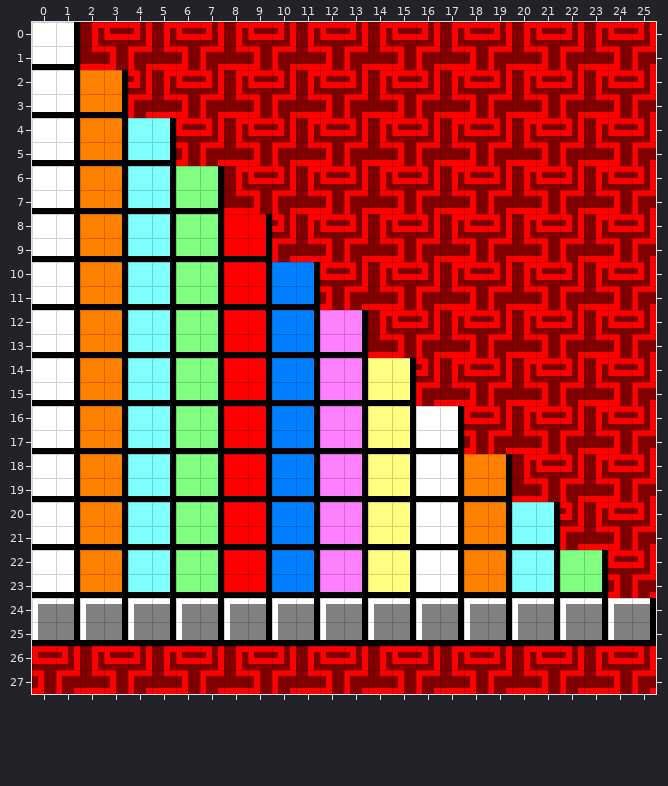
Tiled map, stored at assets/level-02-blocks.tmx. The first picture shows the starting point.
Cells are 4x4 px. Shown: x 0..25, y 0..27.
New version:
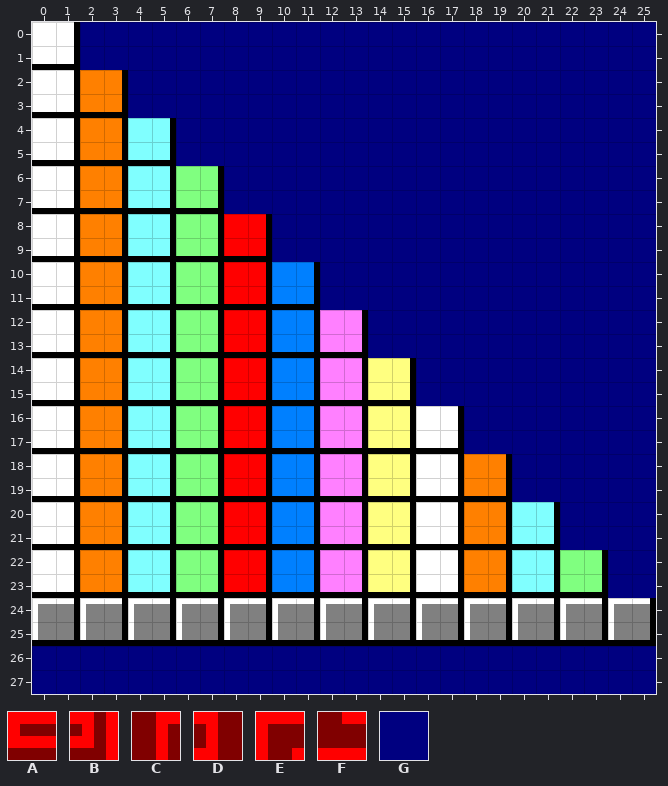
Key: from "tileset": A 52, B 53, C 54, D 72, E 73, F 74, G 99.
_ is an empty cell, . an unchanged one.
Difference:
--- layer "Tile Layer 1"
@@ x 2..25 @@
- 0 CABCABCABCABCABCABCABCAB
- 1 FDEFDEFDEFDEFDEFDEFDEFDE
- 2 ..BCABCABCABCABCABCABCAB
- 3 ..EFDEFDEFDEFDEFDEFDEFDE
- 4 ....ABCABCABCABCABCABCAB
- 5 ....DEFDEFDEFDEFDEFDEFDE
- 6 ......CABCABCABCABCABCAB
- 7 ......FDEFDEFDEFDEFDEFDE
- 8 ........BCABCABCABCABCAB
- 9 ........EFDEFDEFDEFDEFDE
-10 ..........ABCABCABCABCAB
-11 ..........DEFDEFDEFDEFDE
-12 ............CABCABCABCAB
-13 ............FDEFDEFDEFDE
-14 ..............BCABCABCAB
-15 ..............EFDEFDEFDE
-16 ................ABCABCAB
-17 ................DEFDEFDE
-18 ..................CABCAB
-19 ..................FDEFDE
-20 ....................BCAB
-21 ....................EFDE
-22 ......................AB
-23 ......................DE
+ 0 GGGGGGGGGGGGGGGGGGGGGGGG
+ 1 GGGGGGGGGGGGGGGGGGGGGGGG
+ 2 ..GGGGGGGGGGGGGGGGGGGGGG
+ 3 ..GGGGGGGGGGGGGGGGGGGGGG
+ 4 ....GGGGGGGGGGGGGGGGGGGG
+ 5 ....GGGGGGGGGGGGGGGGGGGG
+ 6 ......GGGGGGGGGGGGGGGGGG
+ 7 ......GGGGGGGGGGGGGGGGGG
+ 8 ........GGGGGGGGGGGGGGGG
+ 9 ........GGGGGGGGGGGGGGGG
+10 ..........GGGGGGGGGGGGGG
+11 ..........GGGGGGGGGGGGGG
+12 ............GGGGGGGGGGGG
+13 ............GGGGGGGGGGGG
+14 ..............GGGGGGGGGG
+15 ..............GGGGGGGGGG
+16 ................GGGGGGGG
+17 ................GGGGGGGG
+18 ..................GGGGGG
+19 ..................GGGGGG
+20 ....................GGGG
+21 ....................GGGG
+22 ......................GG
+23 ......................GG
@@ x 0..25 @@
-26 ABCABCABCABCABCABCABCABCAB
-27 DEFDEFDEFDEFDEFDEFDEFDEFDE
+26 GGGGGGGGGGGGGGGGGGGGGGGGGG
+27 GGGGGGGGGGGGGGGGGGGGGGGGGG
Boxes around the changes in both pictures, in picture pixels (x1, y1, x2, y2):
changed: (80, 22, 656, 598)
changed: (32, 646, 656, 694)
